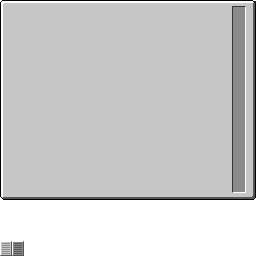
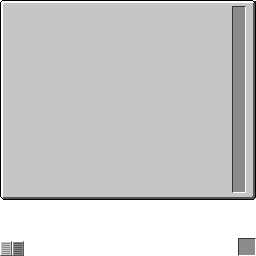
Revision of a layered 256x256 image; what changed, layer by layer:
added layer "Pasted Layer" above "Tabs" over [238, 238, 256, 256]
